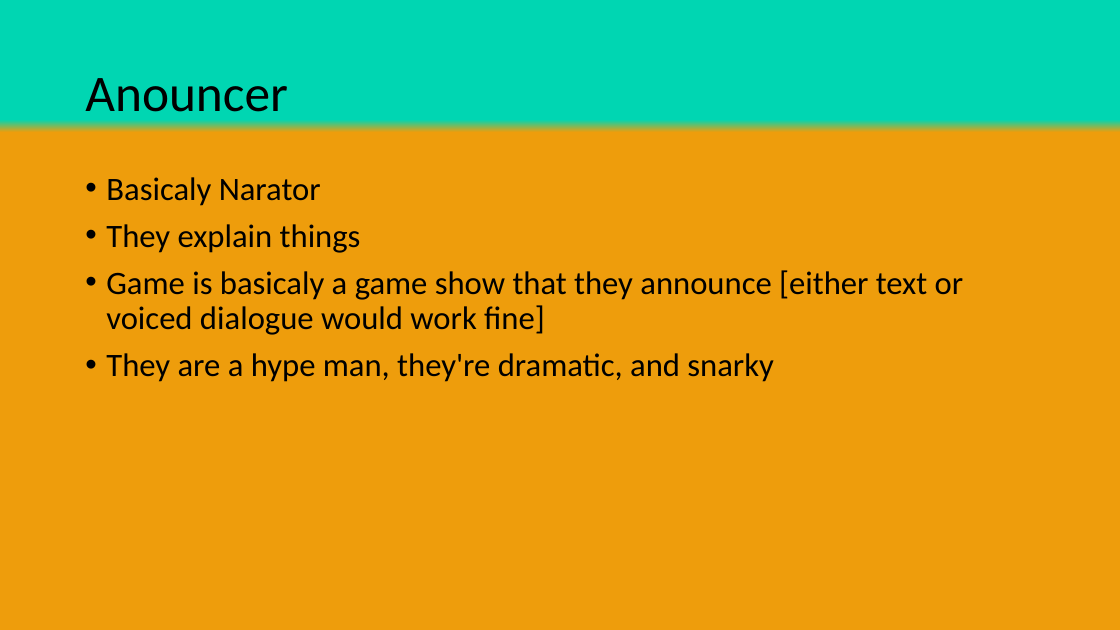
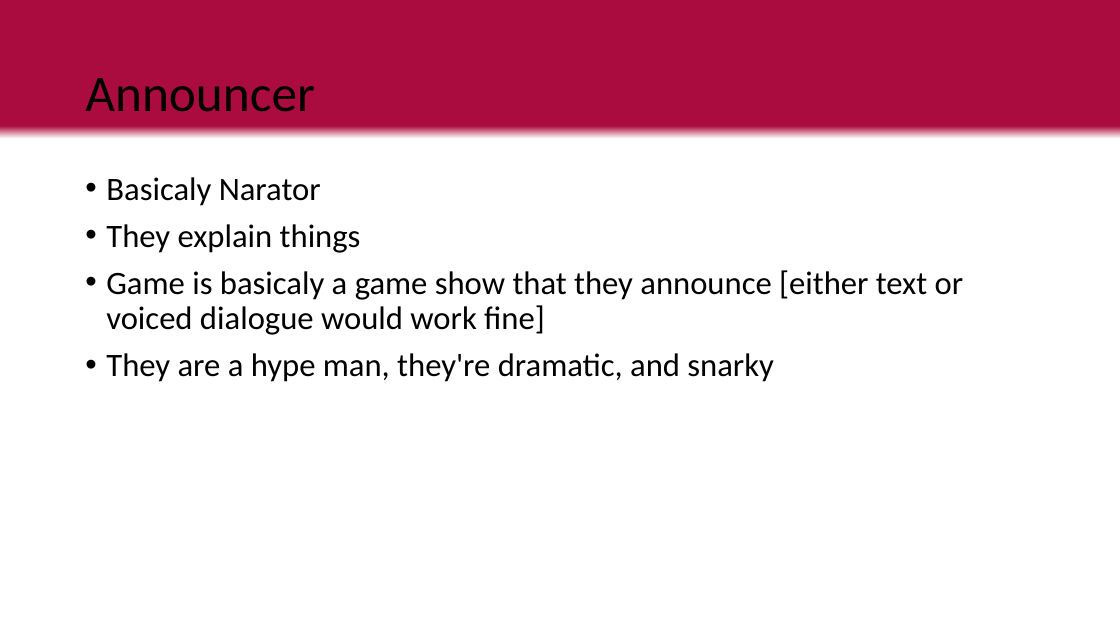
Before and after one commit to LuxRegem/Project_Clash-of-Cosplayers, a slide deck: slide 23 of Shared Documentation/Luke's Documents/Clash of Cos - Visual Pitch.pptx. Drawn at 1120x630 pixels with LibreOffice and Linux fonts; fonts in the diff are those of the drawing. Boxes give left, top, right and bottom in pixels: in the first picture for what was removed or moved away, otherwise in the second. Text is boxed around its words. In the diff, an @@ line names an element or a change of style, - is before the commit and + after.

Commit message:
colour & annotations

```diff
--- a/Shared Documentation/Luke's Documents/Clash of Cos - Visual Pitch.pptx
+++ b/Shared Documentation/Luke's Documents/Clash of Cos - Visual Pitch.pptx
@@ background gradient #00D6B2 to #EE9D0C to gradient #AB0C3F to #FFFFFF @@
@@ title at box(85, 78, 315, 112): text changed @@
-Anouncer
+Announcer
```
Also in this commit, not shown: 26 other slides changed, 1 slide added, 1 slide removed.
